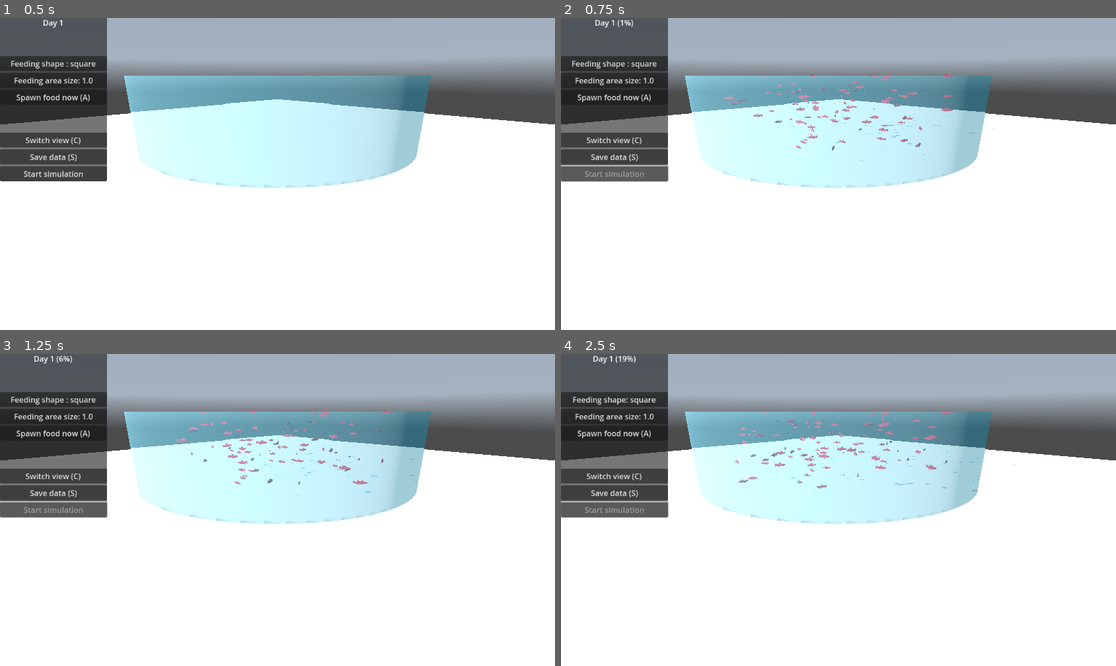
Above: before the commit, frames 1-4 (two rows, left to right).
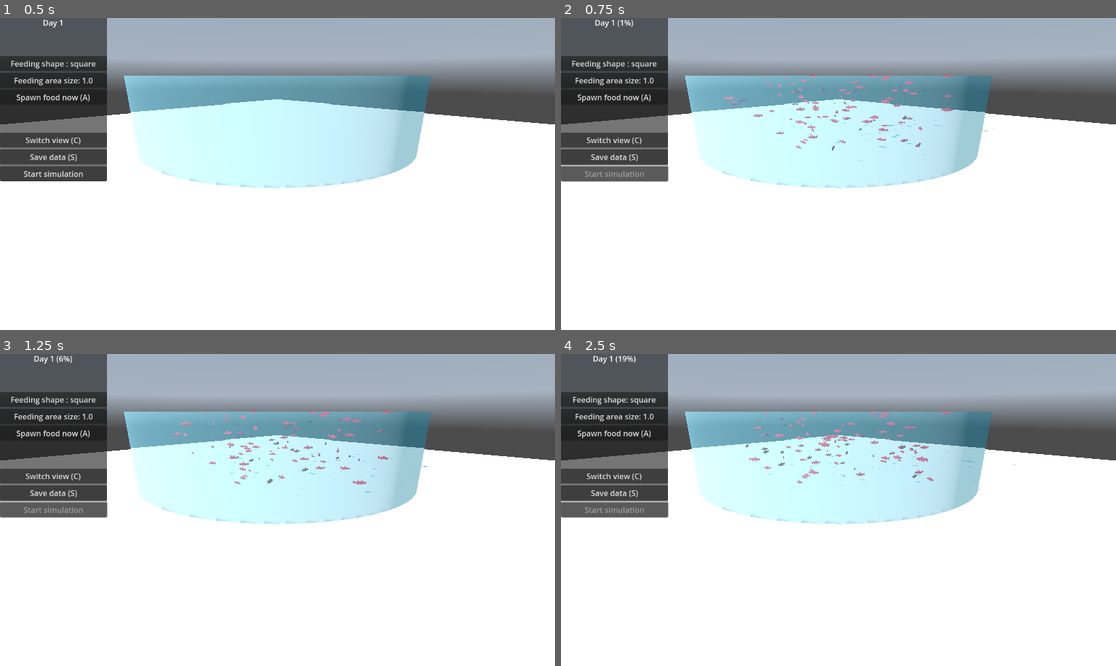
Above: after the commit, the same moments.

Repository: elegaanz/collective-behavior
Game: Godot game, scene res://Main.tscn
The game is run twice, just before and just after one commit, with the same random seed, the same clock (stepped at 60 frames per second) and the same inputs. A sky picture missing from this copy of the repository is replaced by a grey-blue gradient.
Inputs:
- Up to frame 1 (0.5 s): no input
- Up to frame 2 (0.75 s): click "Start simulation" at 0.5 s
- Up to frame 3 (1.25 s): no input
- Up to frame 4 (2.5 s): click "Feeding shape : square" at 1.25 s; click "Feeding area size: 1.0" at 2 s

Frame 1 is identical in both runs. In frame 2, 0.1% of the frame differs, in the area x 36-78%, y 19-42%; in frame 3, 0.7%; in frame 4, 1.1%, in the area x 31-77%, y 19-45%.

Commit message:
Reduce maximum speed

Diff:
--- a/Fish.gd
+++ b/Fish.gd
@@ -32,7 +32,7 @@
 	scale_mesh()
 
 var w = [0.6, 0.4, 0.4, 1.0, 0.0, 0.2] # w1 to w6 (the index are shifted in Godot and go from 0 to 5)
-var max_speed_coeff = 1.5 # Cv in the article
+var max_speed_coeff = 0.0 # Cv in the article
 
 # Called every frame. 'delta' is the elapsed time since the previous frame.
 func _process(delta):
@@ -42,10 +42,10 @@
 		var can_still_eat = feed_intake_weight < max_feed_intake
 		if feed_in_tank() && can_still_eat:
 			w[4] = 3.0
-			max_speed_coeff = 7.0
+			max_speed_coeff = 2.0
 		else:
 			w[4] = 0.0
-			max_speed_coeff = 1.5
+			max_speed_coeff = 0.3
 		# update swimming force vector
 		swimming_force_vector = compute_swimming_force()
 		# compute acceleration, speed and position
